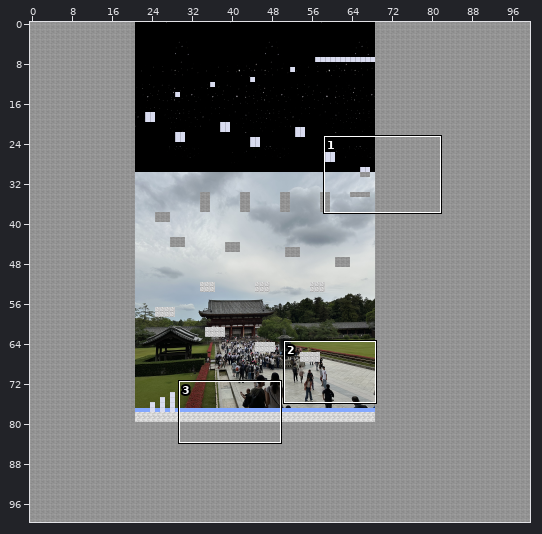
Tiled map -- ProjectH/build/resources/main/maps/map2.tmx. Above: a wide view before the commit, with the close-up outlined.
Close-up. Earlier state:
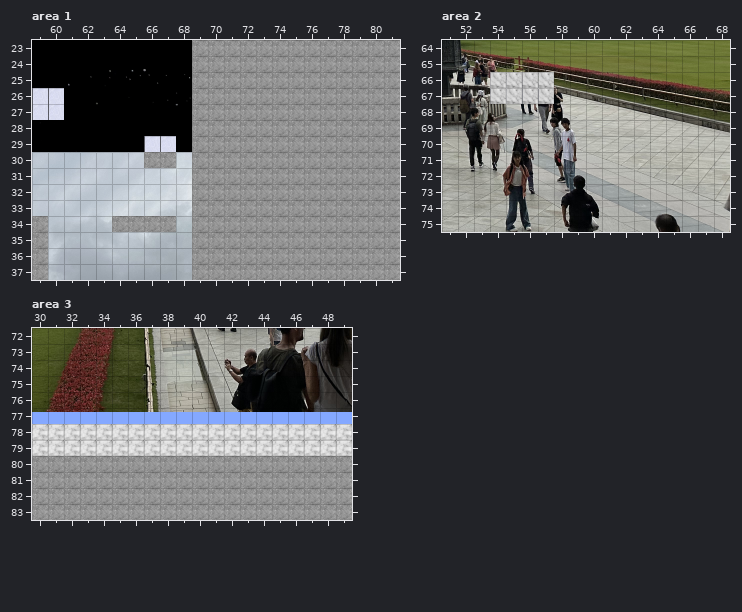
Cells are 64x64 px. Shown: area 1 x 59..81, y 23..37; area 2 x 51..68, y 64..75; area 3 x 30..49, y 72..83. The commit also changed other parts of the map, which this record leaves out. Not drawn, because the pictures are missing: unchanged layer "Image Layer 1".
And afterwards:
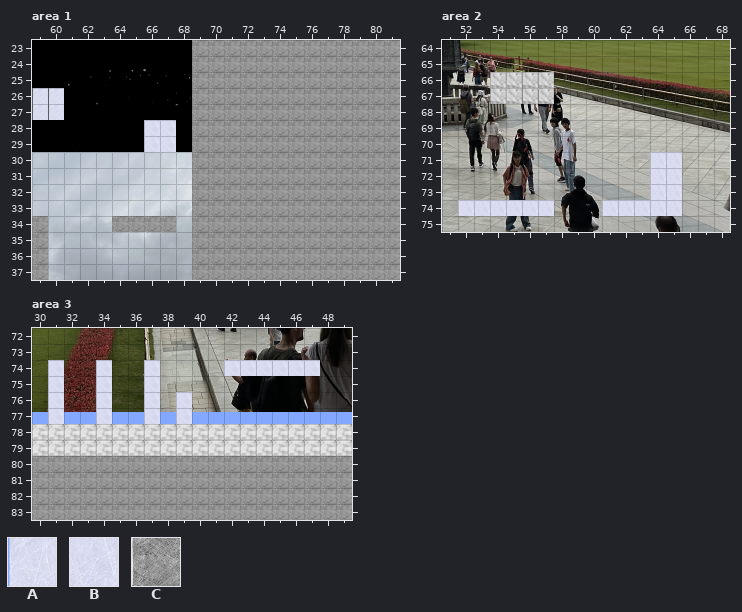
Key: from "tiles": A 20, B 21, C 26.
_ is an empty cell.
The edit:
Layer "Tile Layer 1", area 1:
Tile A becomes tile B in row 29 at x 66 to 67.
The author put tile B in row 28 at x 66 to 67.
The author cleared tile C in row 30 at x 66 to 67.
Layer "Tile Layer 1", area 2:
The author put tile B in rows 71 to 73 at x 64 to 65; in row 74 at x 52 to 57 and 61 to 65.
Layer "Tile Layer 1", area 3:
The author put tile B in row 74 at x 31, 34, 37 and 42 to 47; in row 75 at x 31, 34 and 37; in rows 76 to 77 at x 31, 34, 37 and 39.
